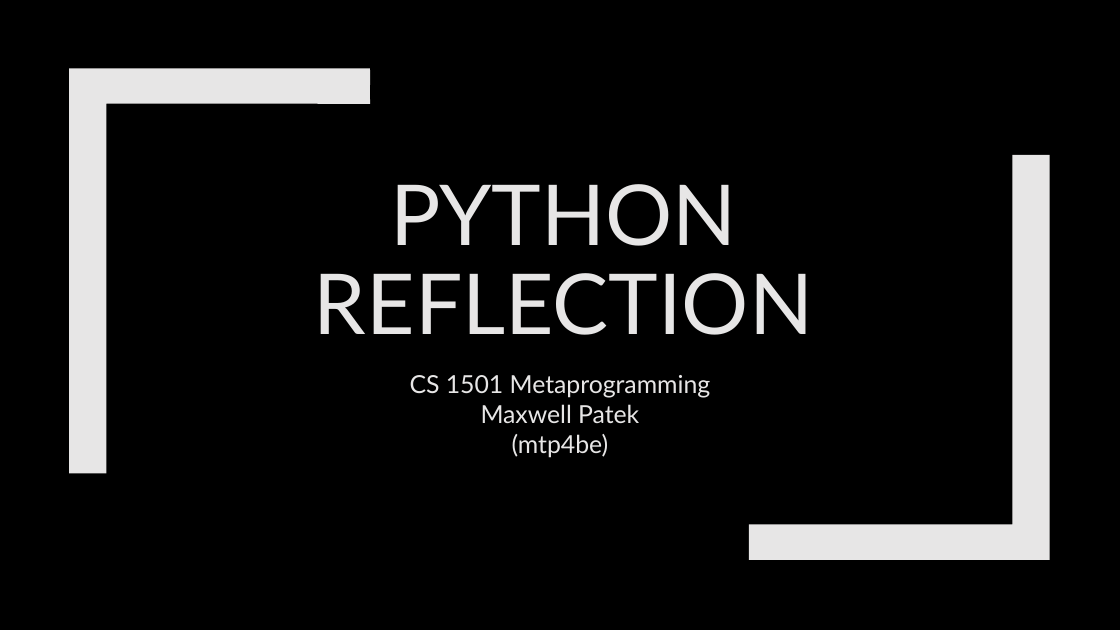
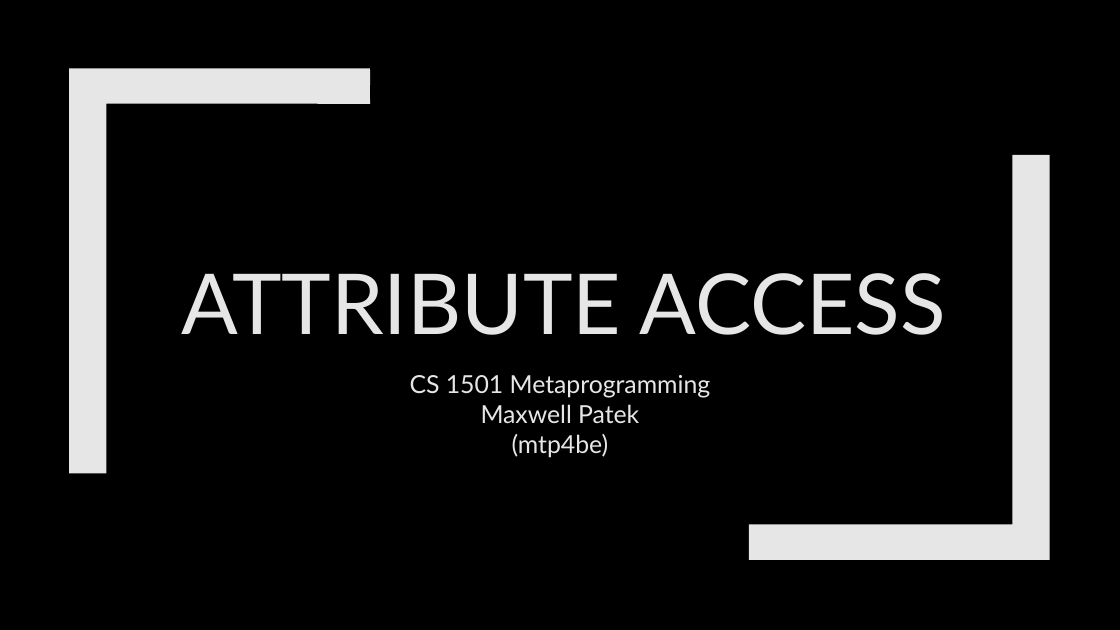
Before and after one commit to max7patek/metaprogramming, a slide deck: slide 1 of slides/07-AttributeAccess.pptx. Drawn at 1120x630 pixels with LibreOffice and Linux fonts; fonts in the diff are those of the drawing. Boxes give left, top, right and bottom in pixels: in the first picture for what was removed or moved away, otherwise in the second. Text is boxed around its words. In the diff, an @@ line names an element or a change of style, - is before the commit and + after.

Commit message:
added attribute and descriptor stuff

```diff
--- a/slides/07-AttributeAccess.pptx
+++ b/slides/07-AttributeAccess.pptx
@@ title at (x1=181, y1=273, x2=946, y2=335): text changed @@
-PYTHON REFLECTION
+ATTRIBUTE ACCESS
```
Also in this commit, not shown: 18 slides added, 33 slides removed, 1 other file.
